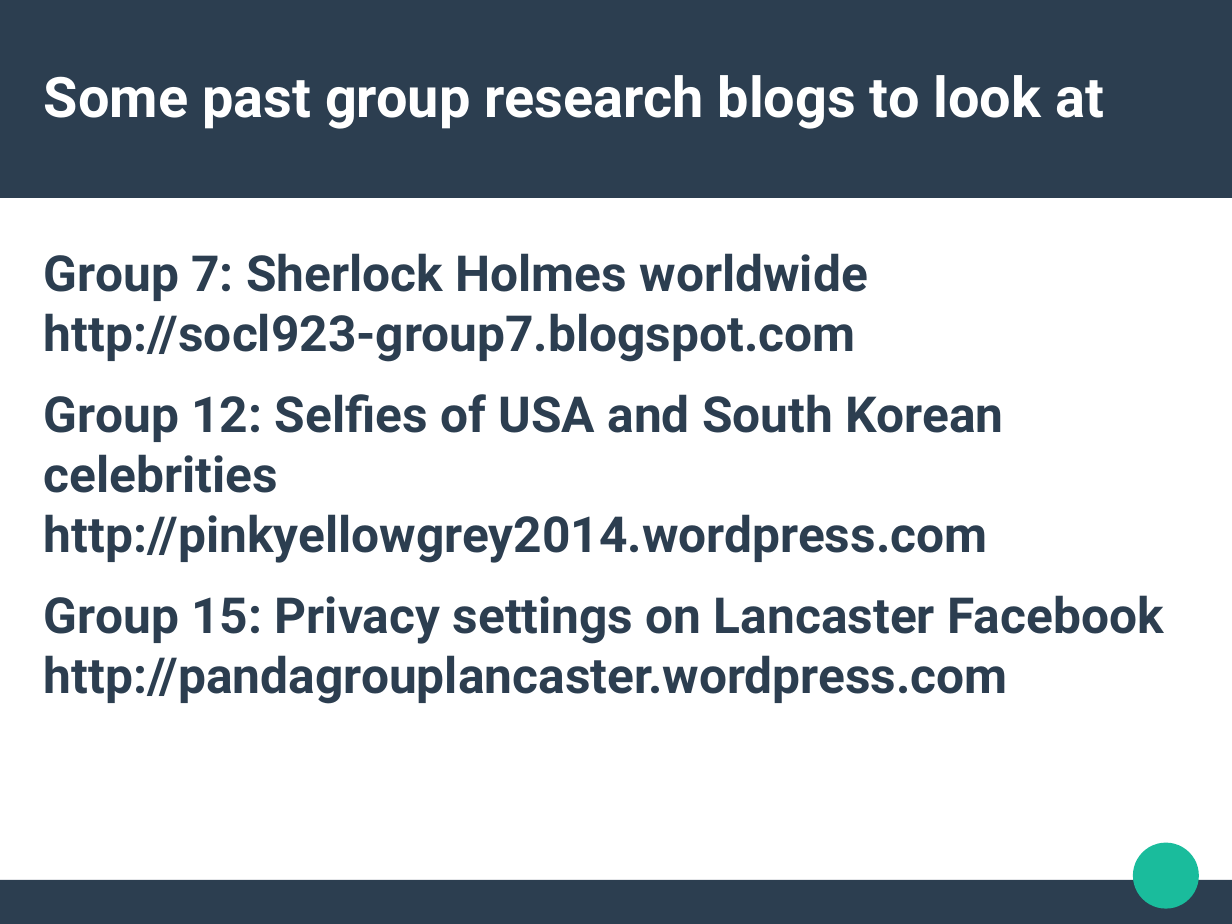
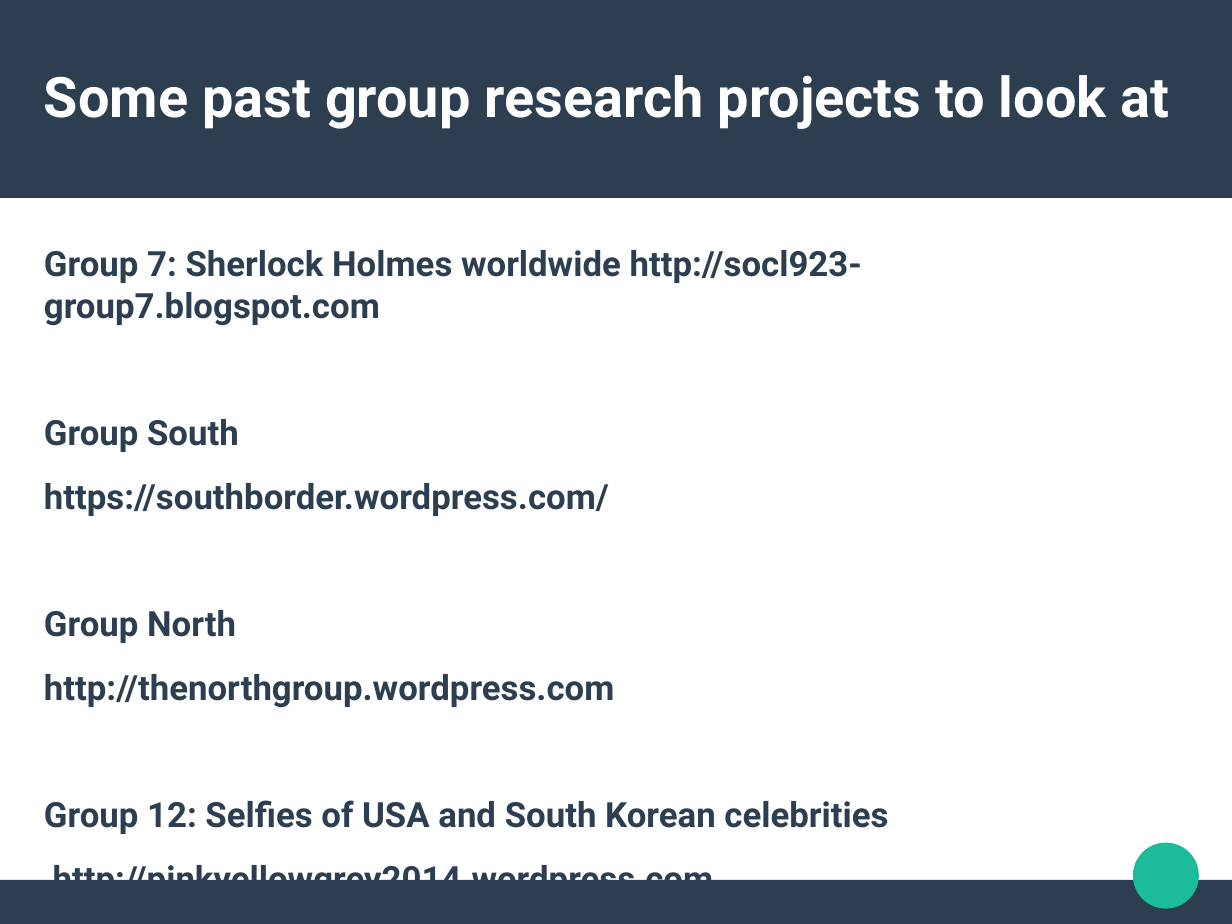
Before and after one commit to rian39/socl923, a slide deck: slide 5 of lectures/week8.odp. Drawn at 1232x924 pixels with LibreOffice and Linux fonts; fonts in the diff are those of the drawing. Boxes give left, top, right and bottom in pixels: in the first picture for what was removed or moved away, otherwise in the second. Text is boxed around its words. In the diff, an @@ line names an element or a change of style, - is before the commit and + after.

```diff
--- a/lectures/week8.odp
+++ b/lectures/week8.odp
@@ title at box(44, 75, 1170, 129): text changed @@
-Some past group research blogs to look at
+Some past group research projects to look at
@@ text at box(44, 250, 862, 326): size 32 to 22.4 pt in "Group 7: Sherlock Holmes worldwide http://socl923-group7.blo ..." @@
@@ text at box(44, 419, 888, 880): text changed; size 32 to 22.4 pt @@
-Group 12: Selfies of USA and South Korean celebrities http://pinkyellowgrey2014.wordpress.com
-Group 15: Privacy settings on Lancaster Facebook http://pandagrouplancaster.wordpress.com
+Group South
+https://southborder.wordpress.com/
+Group North
+http://thenorthgroup.wordpress.com
+Group 12: Selfies of USA and South Korean celebrities
+http://pinkyellowgrey2014.wordpress.com
```
Also in this commit, not shown: 7 other slides changed, 5 slides added, 1 slide removed, 1 other file.
